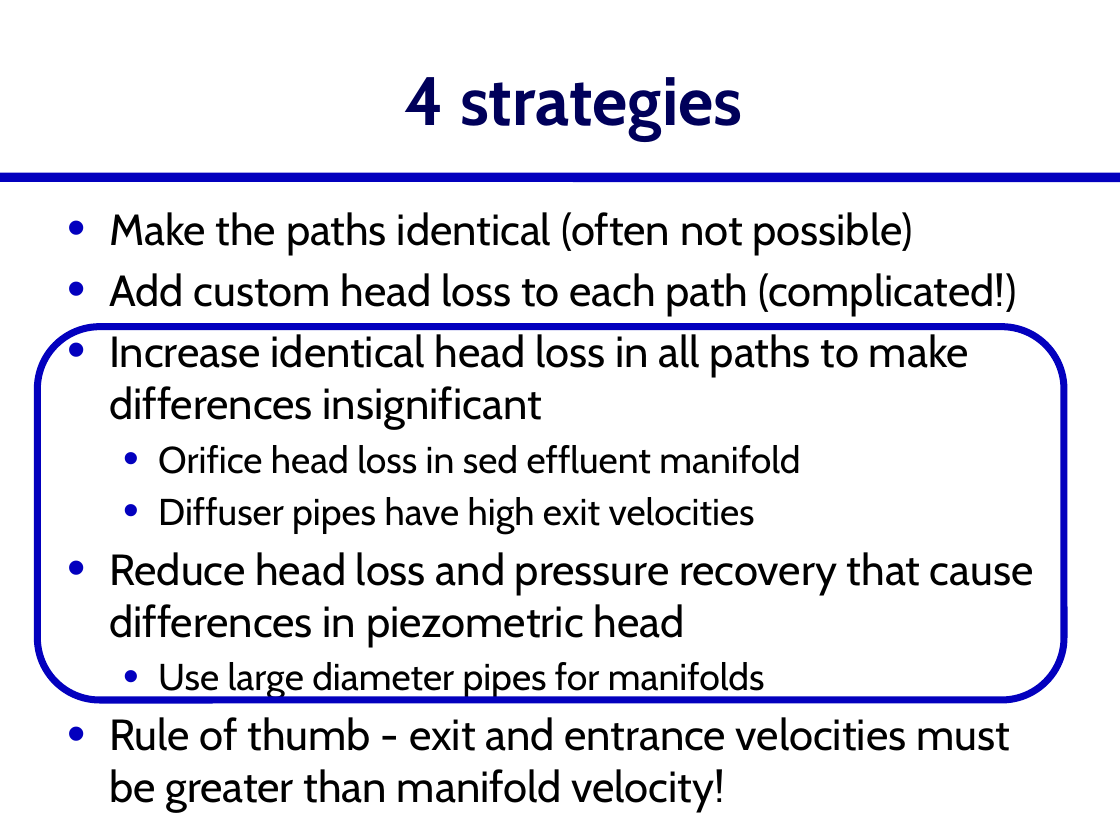
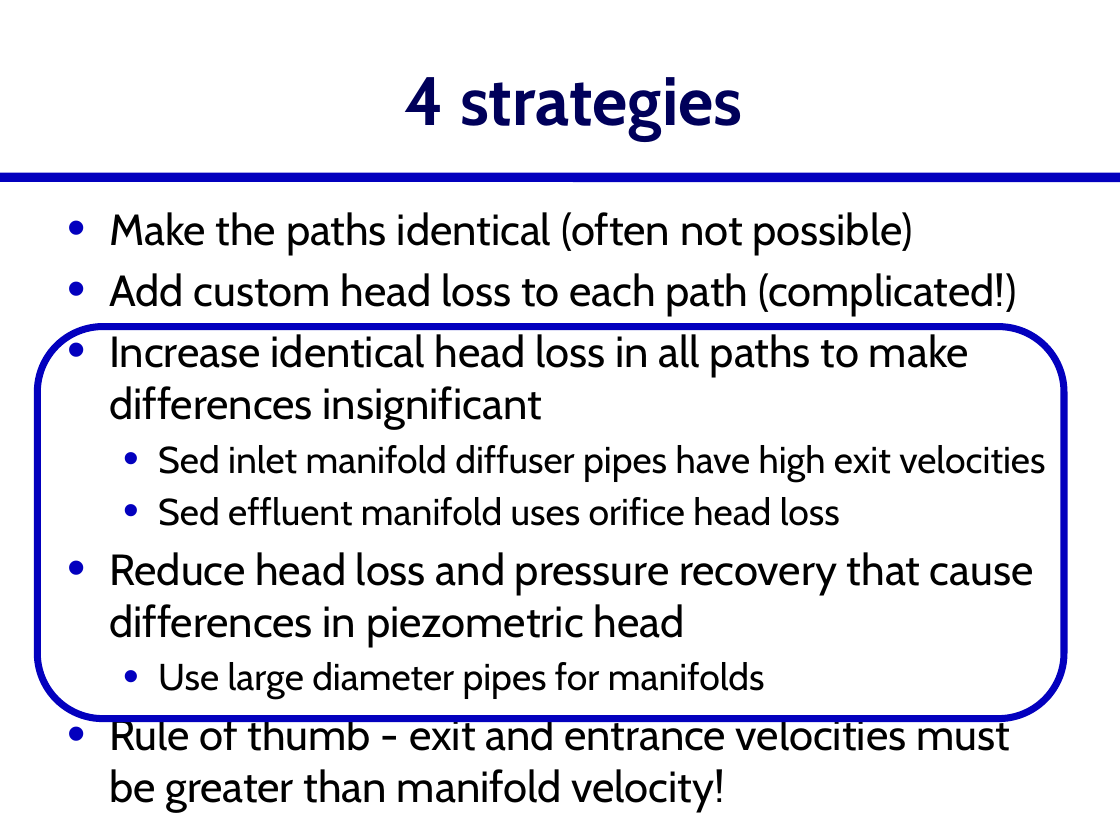
Before and after one commit to AguaClara/SWOT, a slide deck: slide 18 of Lectures/In Class/Manifolds.pptx (slide 6 before the commit). Drawn at 1120x840 pixels with LibreOffice and Linux fonts; fonts in the diff are those of the drawing. Boxes give left, top, right and bottom in pixels: in the first picture for what was removed or moved away, otherwise in the second. Text is boxed around its words. In the diff, an @@ line names an element or a change of style, - is before the commit and + after.

```diff
--- a/Lectures/In Class/Manifolds.pptx
+++ b/Lectures/In Class/Manifolds.pptx
@@ rounded rectangle: place and size @@
-rounded rectangle at bbox=[37, 327, 1064, 700]
+rounded rectangle at bbox=[37, 327, 1064, 719]
@@ text at bbox=[158, 445, 1045, 526]: text changed @@
-  • Orifice head loss in sed effluent manifold
-  • Diffuser pipes have high exit velocities
+  • Sed inlet manifold diffuser pipes have high exit velocities
+  • Sed effluent manifold uses orifice head loss
```
Also in this commit, not shown: 17 other slides changed, 11 slides added, 4 other files.
